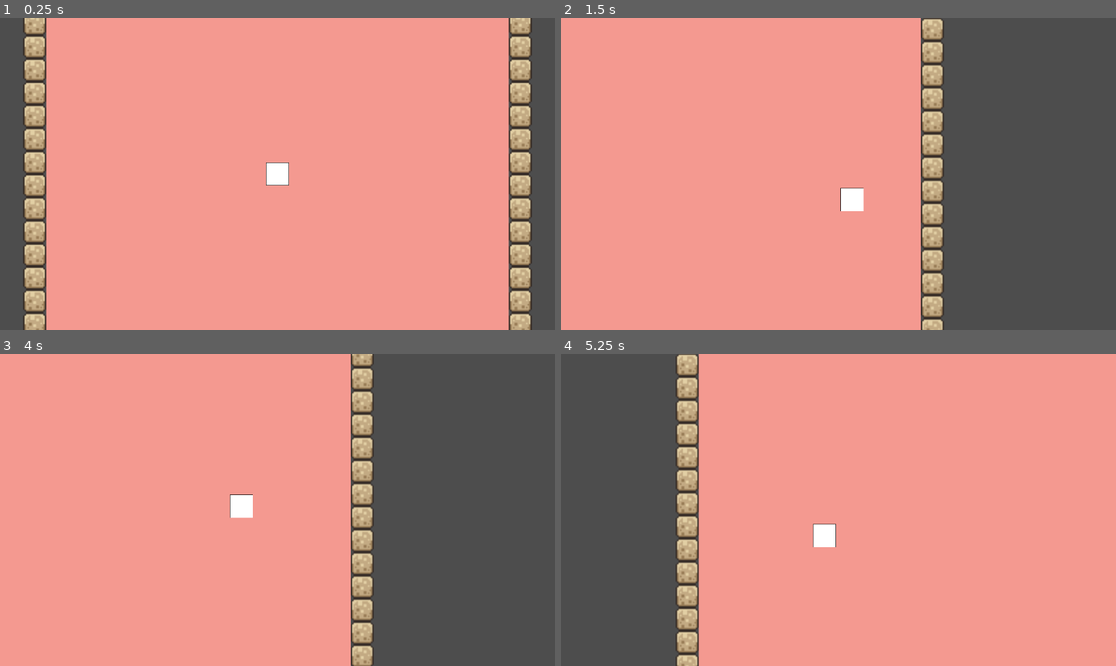
Above: before the commit, frames 1-4 (two rows, left to right).
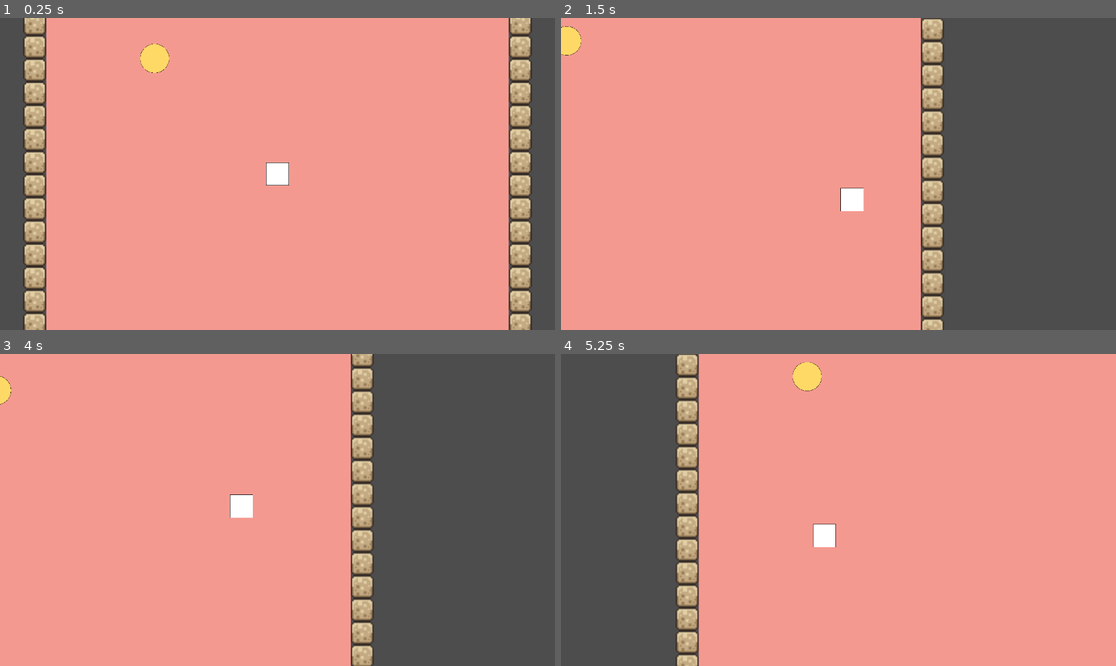
Above: after the commit, the same moments.

Repository: chapmanet/chapmanet-dewildl-godot-game
Game: Godot game, scene res://scenes/game.tscn
Two runs of this game, one before a commit and one after it. Both use one fixed random seed, a clock stepped at 60 frames per second and the inputs below.
Inputs:
- Up to frame 1 (0.25 s): no input
- Up to frame 2 (1.5 s): tap Enter at 0.5 s; hold Right (right) 0.53-1.28 s; hold E (interact) 0.53-1.28 s; hold S (down) from 1.28 s (still down); tap E (interact) at 1.35 s
- Up to frame 3 (4 s): release S (down) at 2.03 s; hold Right (right) 2.03-2.78 s; hold E (interact) 2.03-2.78 s; hold W (up) 2.78-3.53 s; tap E (interact) at 2.85 s; hold Left (left) from 3.53 s (still down); hold E (interact) from 3.53 s (still down)
- Up to frame 4 (5.25 s): release E (interact) at 4.28 s; tap E (interact) at 4.35 s; release Left (left) at 5.03 s; hold S (down) from 5.03 s (still down); hold E (interact) from 5.03 s (still down)

The runs differ from the first frame. In frame 1, 0.4% of the frame differs, in the area x 25-31%, y 8-18%; in frame 2, 0.3%; in frame 3, 0.1%; in frame 4, 0.4%, in the area x 41-48%, y 2-13%.

Commit message:
end of lesson; began work on objectives
didnt get much done this lesson :(

Diff:
--- /dev/null
+++ b/space-station-game/area_2d.gd
@@ -0,0 +1,11 @@
+extends Area2D
+
+
+# Called when the node enters the scene tree for the first time.
+func _ready() -> void:
+	pass # Replace with function body.
+
+
+# Called every frame. 'delta' is the elapsed time since the previous frame.
+func _process(delta: float) -> void:
+	pass
--- /dev/null
+++ b/space-station-game/scenes/coin.gd
@@ -0,0 +1,13 @@
+extends Area2D
+
+var touching = 0
+
+func _on_body_entered(body: Node2D, touching):
+	touching = 1
+	if Input.is_action_pressed("interact"):
+		queue_free()
+		print("Coin collected")
+
+func _on_body_exited(body: Node2D, touching):
+	touching = 0
+	return touching
--- /dev/null
+++ b/space-station-game/scenes/coin.tscn
@@ -0,0 +1,20 @@
+[gd_scene load_steps=4 format=3 uid="uid://otytu8y45h75"]
+
+[ext_resource type="Texture2D" uid="uid://evt4o4pqtlej" path="res://assets/Untitled drawing (1).png" id="1_d5gmh"]
+[ext_resource type="Script" uid="uid://c3blxofyg44l1" path="res://scenes/coin.gd" id="1_i64fm"]
+
+[sub_resource type="CircleShape2D" id="CircleShape2D_0t63x"]
+radius = 10.0499
+
+[node name="Area2D" type="Area2D"]
+script = ExtResource("1_i64fm")
+
+[node name="Sprite2D" type="Sprite2D" parent="."]
+scale = Vector2(0.0208659, 0.0208659)
+texture = ExtResource("1_d5gmh")
+
+[node name="CollisionShape2D" type="CollisionShape2D" parent="."]
+shape = SubResource("CircleShape2D_0t63x")
+
+[connection signal="body_entered" from="." to="." method="_on_body_entered"]
+[connection signal="body_exited" from="." to="." method="_on_body_exited"]
--- a/space-station-game/scenes/level_1.tscn
+++ b/space-station-game/scenes/level_1.tscn
@@ -1,6 +1,7 @@
-[gd_scene load_steps=4 format=4 uid="uid://cctkuhsexvoha"]
+[gd_scene load_steps=5 format=4 uid="uid://cctkuhsexvoha"]
 
 [ext_resource type="Texture2D" uid="uid://hlclfoosa5ks" path="res://assets/world_tileset.png" id="1_014kd"]
+[ext_resource type="PackedScene" uid="uid://otytu8y45h75" path="res://scenes/coin.tscn" id="2_bswci"]
 
 [sub_resource type="TileSetAtlasSource" id="TileSetAtlasSource_bswci"]
 texture = ExtResource("1_014kd")
@@ -142,3 +143,6 @@
 [node name="TileMapLayer" type="TileMapLayer" parent="."]
 tile_map_data = PackedByteArray("AAD/////AAACAAkAAAAAAP//AAACAAkAAAAAAAAAAAACAAkAAAD//wAAAAACAAkAAAD+//7/AAACAAkAAAD+// …(7664 unchanged characters)…
 tile_set = SubResource("TileSet_rus8k")
+
+[node name="Area2D" parent="." instance=ExtResource("2_bswci")]
+position = Vector2(-85, -80)
Not shown, added: space-station-game/area_2d.gd.uid
Binary file added: space-station-game/assets/Untitled drawing (1).png
Not shown, added: space-station-game/scenes/coin.gd.uid
